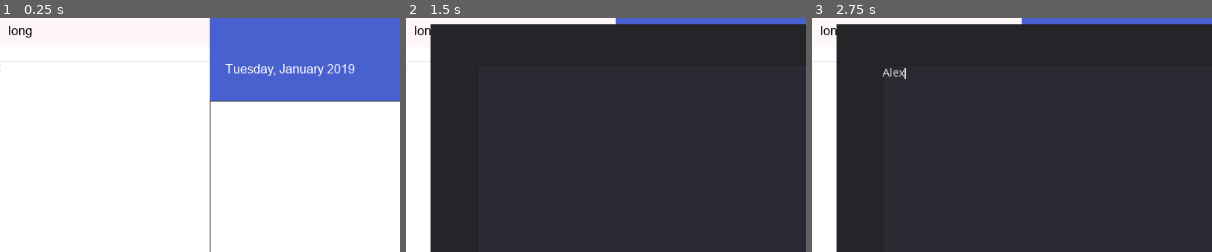
Above: before the commit, frames 1-3 (left to right).
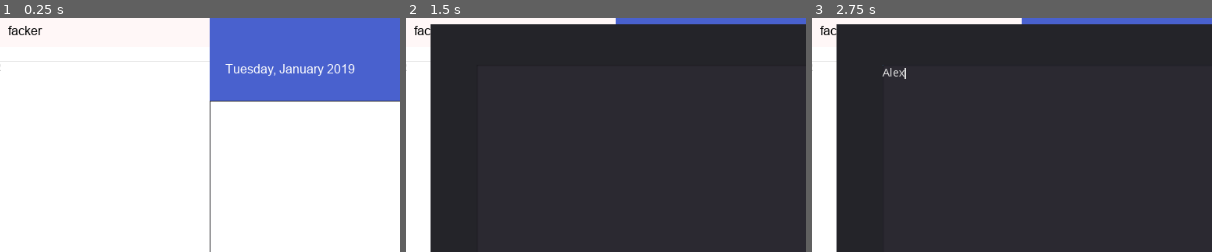
Above: after the commit, the same moments.

Repository: ohmygod481999/to-do-app-gotdot
Game: Godot game, scene res://Control.tscn
Same seed, same stepped clock (60 frames per second), same inputs: the game is played once before the commit and once after it.
Inputs (mouse positions are % of the whole screen's width and height, from its top left):
- Up to frame 1 (0.25 s): no input
- Up to frame 2 (1.5 s): click "Modify" at 0.5 s; click "Add" at 1.25 s
- Up to frame 3 (2.75 s): click (49, 44) at 2.02 s; type "Alex" at 2.1 s
The pictures show only the part of the screen within x 9-59%, y 11-61%; the shares and areas given below are measured in that part.

The runs differ from the first frame. In frame 1, 0.2% of the frame differs, in the area x 2-11%, y 3-9%; in frame 2, less than 0.1%; in frame 3, less than 0.1%.
Error in both runs: Invalid get index '14' (on base: 'Dictionary'). (res://DateTime.gd:20)

Commit message:
handle failed requests

Diff:
--- a/Control.gd
+++ b/Control.gd
@@ -45,10 +45,11 @@
 
 func _on_HTTPRequest_request_completed( result, response_code, headers, body ):
 	var json = JSON.parse(body.get_string_from_utf8())
-	var got_data = json.result["data"]["data"]
-	#print(got_data)
-	data = got_data
-	init_collections()
+	if json.result["data"]:
+		var got_data = json.result["data"]["data"]
+		#print(got_data)
+		data = got_data
+		init_collections()
 
 func add_action(idx, action):
 	for data_item in data:
@@ -57,7 +58,7 @@
 
 # Called when the node enters the scene tree for the first time.
 func _ready():
-	get_data("long", "huongdangyeu")
+	get_data("facker", "iovedanong")
 	init_collections()
 	#reset_actions(1)
 
